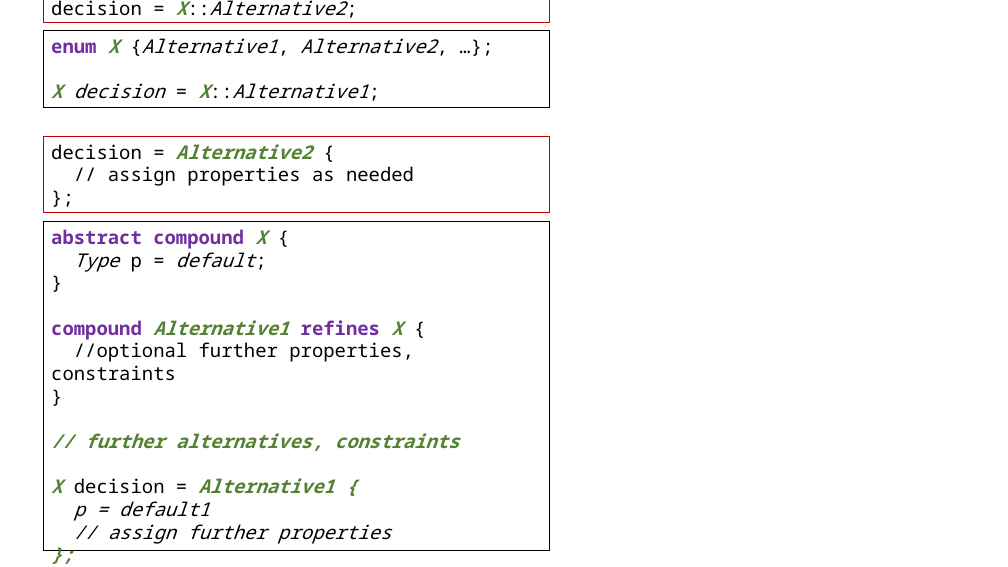
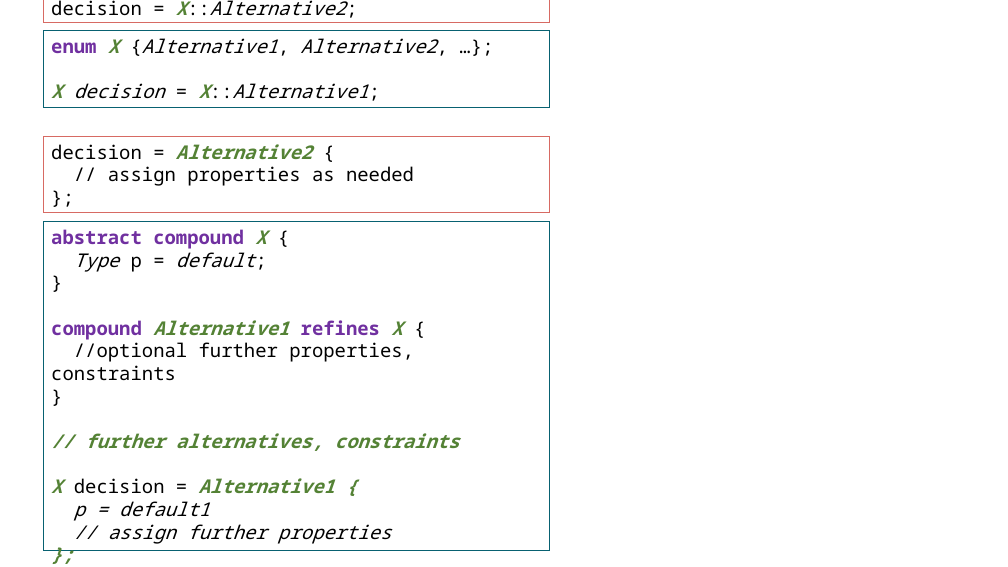
Before and after one commit to iip-ecosphere/platform, a slide deck: slide 40 of platform/documentation/src/HandbookFigures.pptx. Drawn at 1008x567 pixels with LibreOffice and Linux fonts; fonts in the diff are those of the drawing. Boxes give left, top, right and bottom in pixels: in the first picture for what was removed or moved away, otherwise in the second. Text is boxed around its words. In the diff, an @@ line names an element or a change of style, - is before the commit and + after.

```diff
--- a/platform/documentation/src/HandbookFigures.pptx
+++ b/platform/documentation/src/HandbookFigures.pptx
@@ rectangle "decision = X::Alternative2;" at box(44, 0, 549, 23): outline #C00000 0.75 pt to #D76A63 0.75 pt @@
@@ rectangle "enum X {Alternative1, Alternative2, …};" at box(44, 31, 549, 107): outline #000000 0.75 pt to #086171 0.75 pt @@
@@ rectangle "decision = Alternative2 {" at box(44, 137, 549, 213): outline #C00000 0.75 pt to #D76A63 0.75 pt @@
@@ rectangle "abstract compound X {" at box(44, 222, 549, 550): outline #000000 0.75 pt to #086171 0.75 pt @@
```
Also in this commit, not shown: 6 other slides changed, 2 other files.
